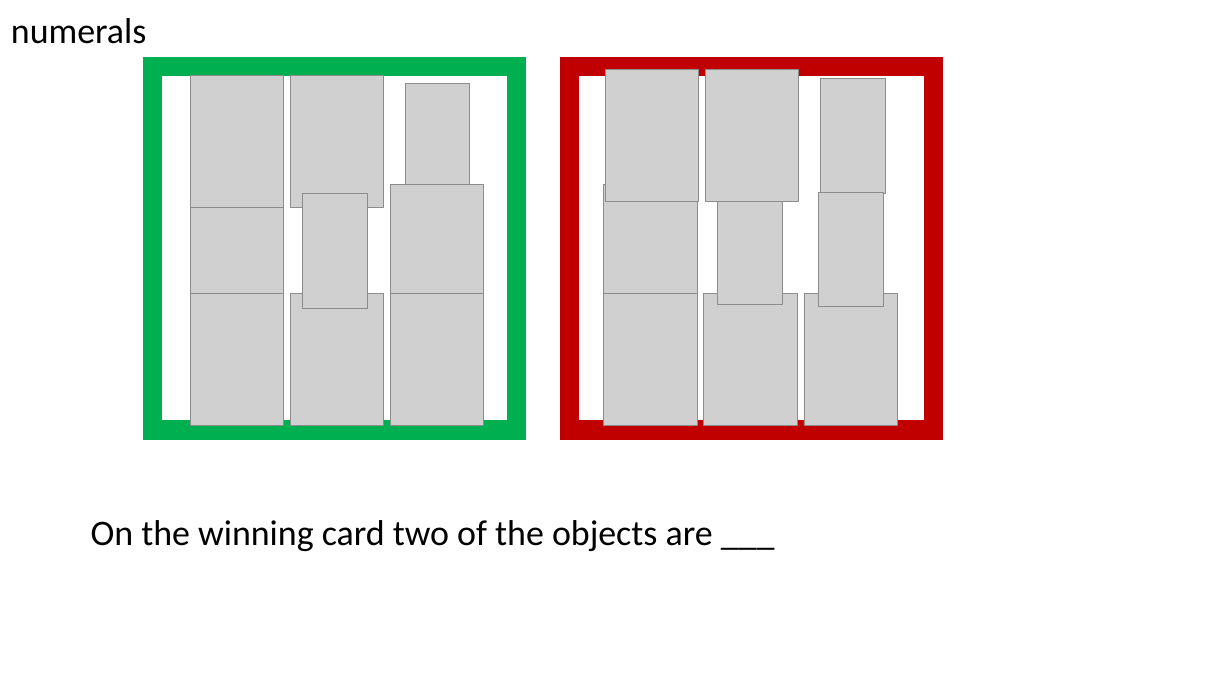
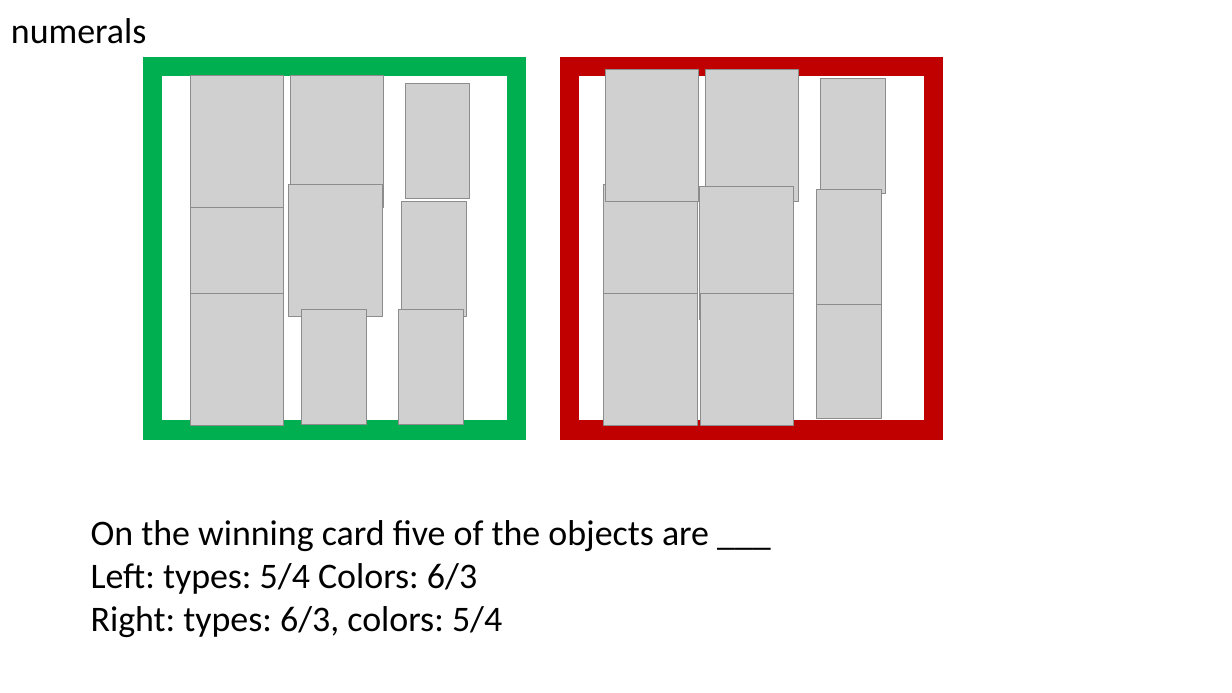
Before and after one commit to michael-franke/misleading_with_underinfo, a slide deck: slide 2 of experiments/02_forced_choice/images/items.pptx. Drawn at 1232x693 pixels with LibreOffice and Linux fonts; fonts in the diff are those of the drawing; grey boxes stand for pictures. Boxes give left, top, right and bottom in pixels: in the first picture for what was removed or moved away, otherwise in the second. Text is boxed around its words. In the diff, an @@ line names an element or a change of style, - is before the commit and + after.

```diff
--- a/experiments/02_forced_choice/images/items.pptx
+++ b/experiments/02_forced_choice/images/items.pptx
@@ picture: place and size @@
-picture at <box>290,293,384,425</box>
+picture at <box>289,185,383,317</box>
@@ picture removed at <box>391,185,484,317</box> @@
@@ picture: place and size @@
-picture at <box>718,189,783,304</box>
+picture at <box>401,202,466,317</box>
@@ picture: place and size @@
-picture at <box>804,293,897,425</box>
+picture at <box>700,187,793,319</box>
@@ picture: place and size @@
-picture at <box>704,293,798,425</box>
+picture at <box>701,293,794,425</box>
@@ picture: place and size @@
-picture at <box>302,193,367,308</box>
+picture at <box>302,310,367,424</box>
@@ picture: place and size @@
-picture at <box>391,293,484,425</box>
+picture at <box>398,310,463,424</box>
@@ picture added at <box>817,303,882,418</box> @@
@@ text at <box>91,520,709,637</box>: text changed @@
-On the winning card two of the objects are ___
+On the winning card five of the objects are ___
+Left: types: 5/4 Colors: 6/3
+Right: types: 6/3, colors: 5/4
```
Also in this commit, not shown: 5 other slides changed, 7 other files.
